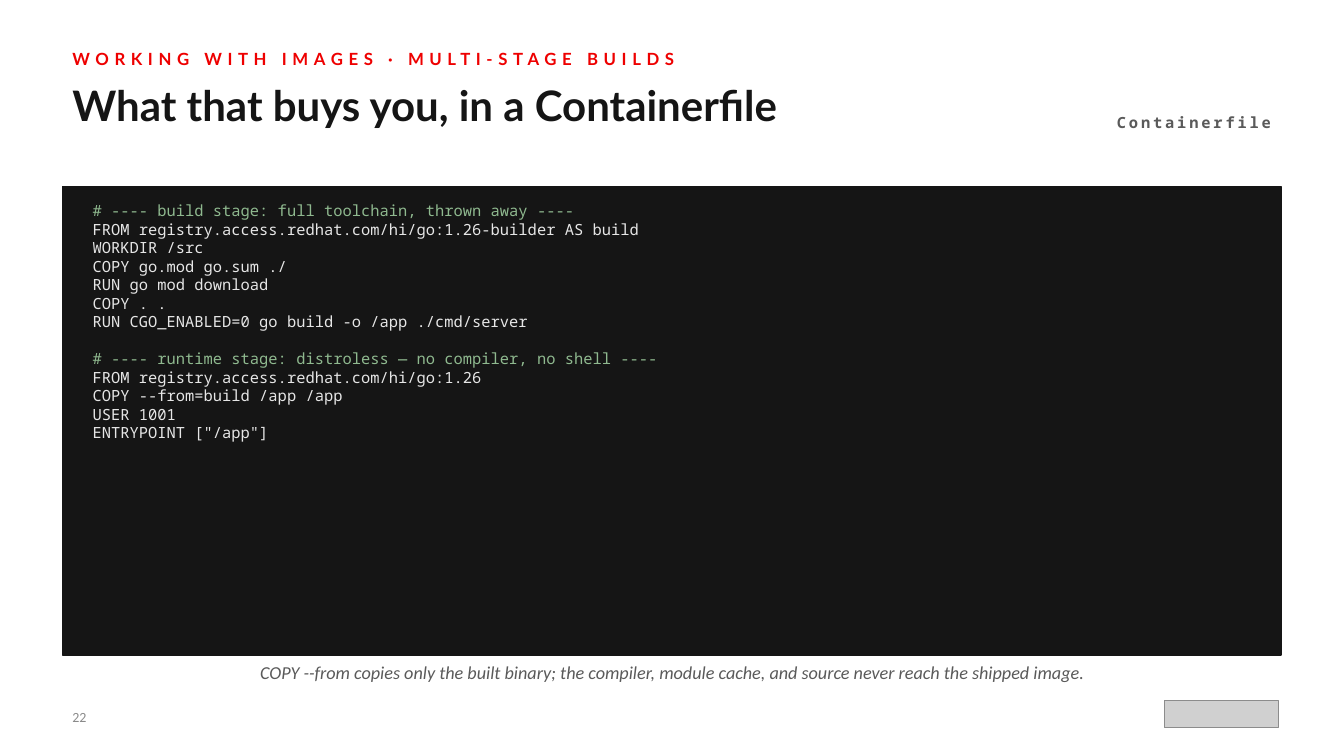
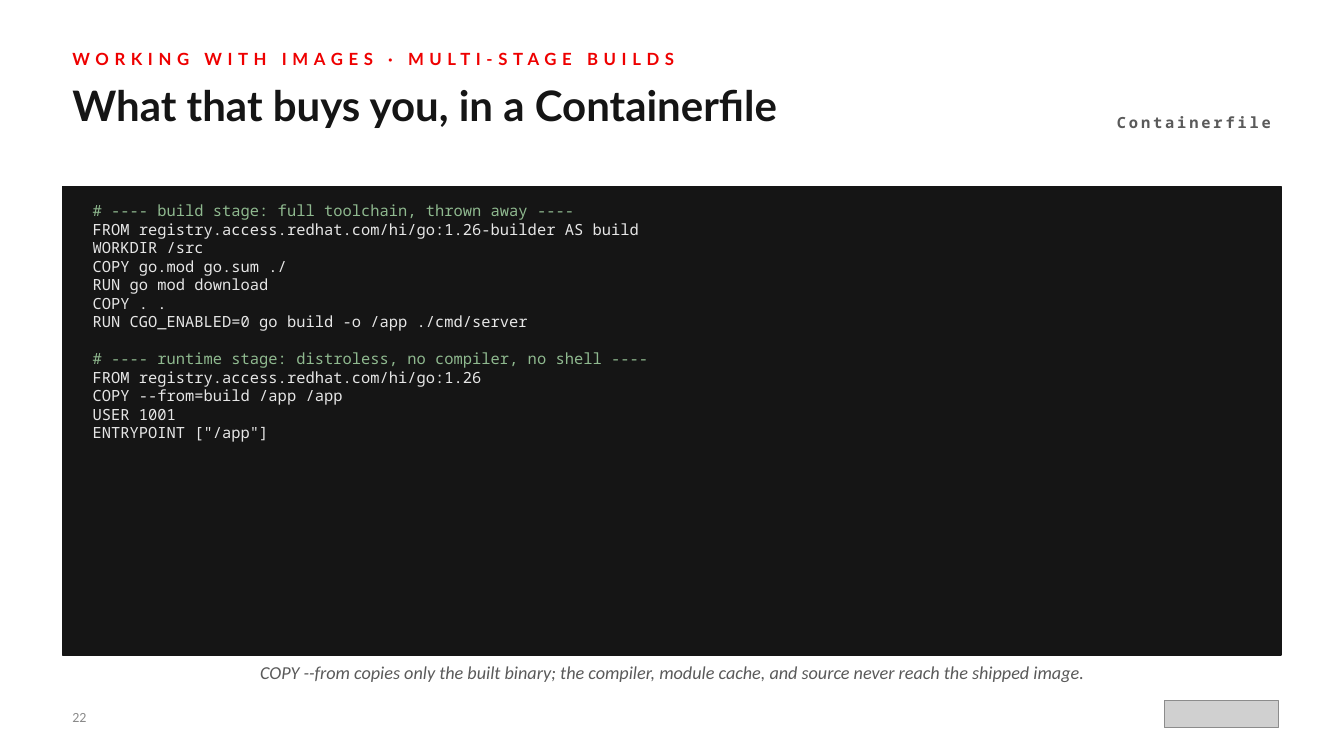
Before and after one commit to patterncatalyst/hummingbird-tutorial, a slide deck: slide 22 of presentations/hummingbird-overview.pptx. Drawn at 1344x756 pixels with LibreOffice and Linux fonts; fonts in the diff are those of the drawing; grey boxes stand for pictures. Boxes give left, top, right and bottom in pixels: in the first picture for what was removed or moved away, otherwise in the second. Text is boxed around its words. In the diff, an @@ line names an element or a change of style, - is before the commit and + after.

```diff
--- a/presentations/hummingbird-overview.pptx
+++ b/presentations/hummingbird-overview.pptx
@@ text at box(93, 204, 639, 442): text changed @@
-# ---- build stage: full toolchain, thrown away ----
-FROM registry.access.redhat.com/hi/go:1.26-builder AS build
-WORKDIR /src
-COPY go.mod go.sum ./
-RUN go mod download
-COPY . .
-RUN CGO_ENABLED=0 go build -o /app ./cmd/server
-# ---- runtime stage: distroless — no compiler, no shell ----
-FROM registry.access.redhat.com/hi/go:1.26
-COPY --from=build /app /app
-USER 1001
-ENTRYPOINT ["/app"]
+# ---- build stage: full toolchain, thrown away ----
+FROM registry.access.redhat.com/hi/go:1.26-builder AS build
+WORKDIR /src
+COPY go.mod go.sum ./
+RUN go mod download
+COPY . .
+RUN CGO_ENABLED=0 go build -o /app ./cmd/server
+# ---- runtime stage: distroless, no compiler, no shell ----
+FROM registry.access.redhat.com/hi/go:1.26
+COPY --from=build /app /app
+USER 1001
+ENTRYPOINT ["/app"]
```
Also in this commit, not shown: 3 other slides changed, 25 other files.
